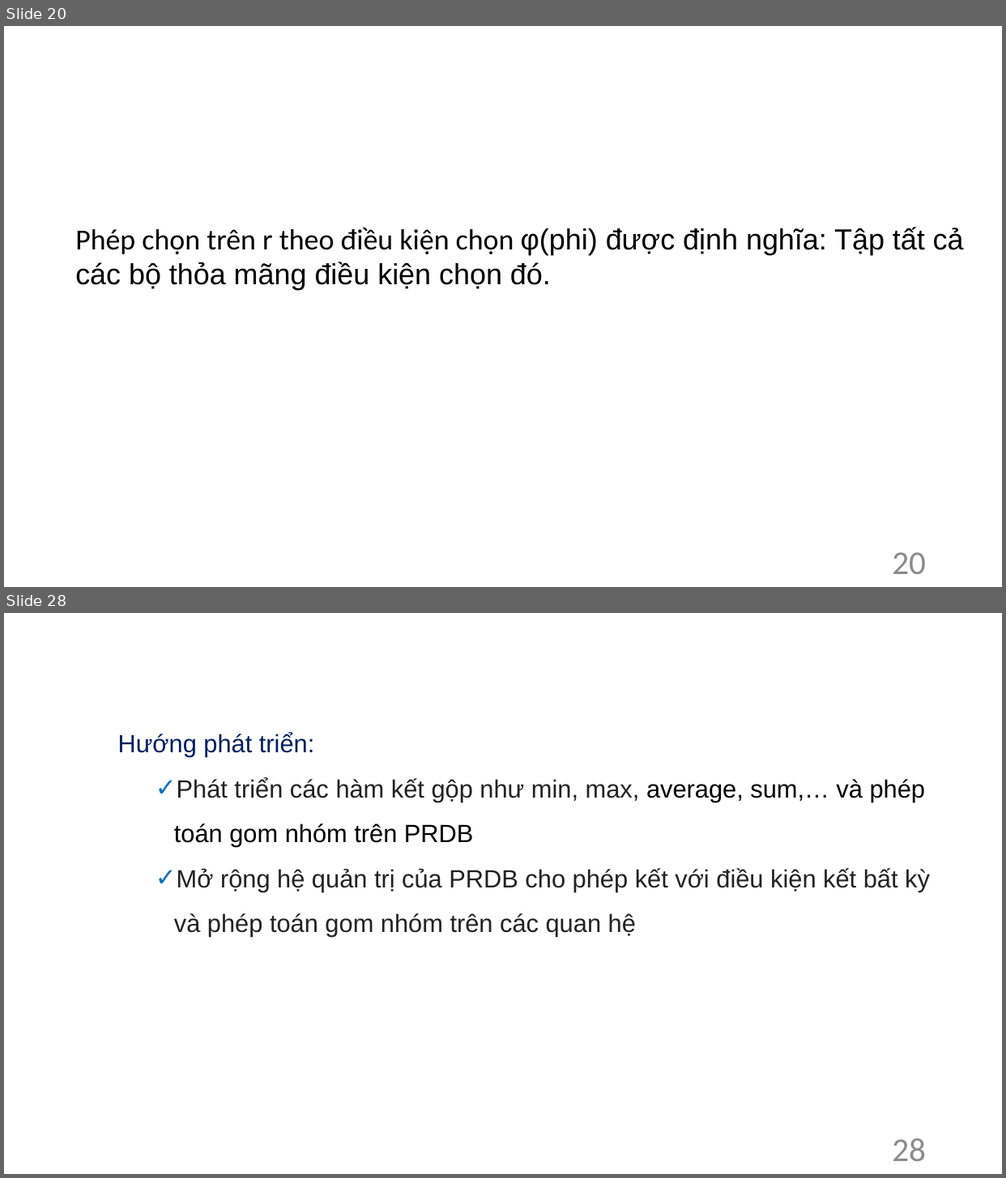
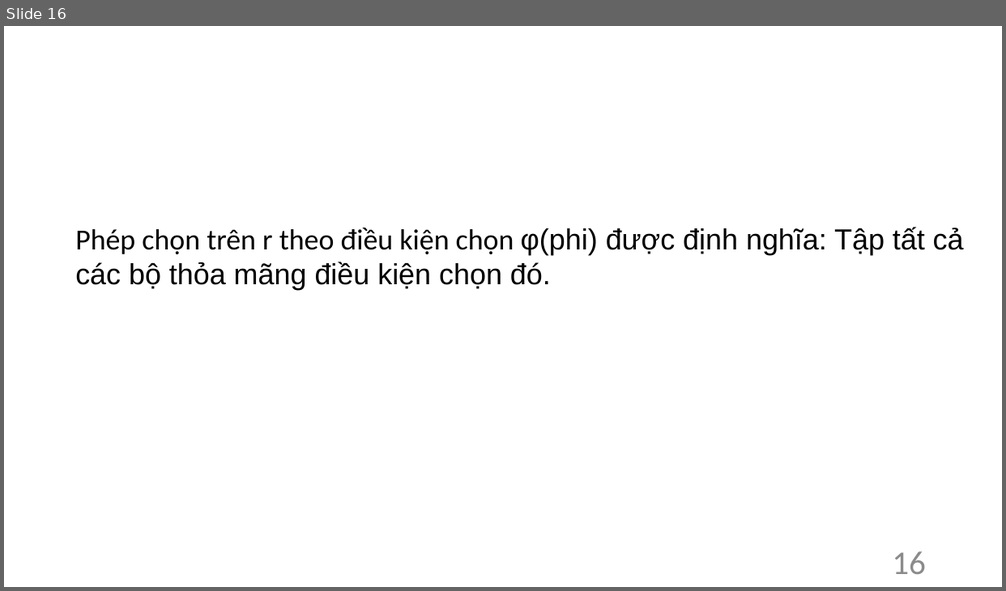
Before and after one commit to Nguyen-Dinh-Sang/PRDB_SQLine, a slide deck: Document/KLTN_Script.pptx. Shown one above the other, each under a label of ours: slides 20 and 28 before the commit, slide 16 after it; the slides between them are not shown. The pictures are 1006x1178 and 1006x591 pixels, drawn with LibreOffice and Linux fonts; fonts in the diff are those of the drawing. Boxes give left, top, right and bottom in pixels: in the first picture for what was removed or moved away, otherwise in the second. Text is boxed around its words. In the diff, an @@ line names an element or a change of style, - is before the commit and + after.

```diff
--- a/Document/KLTN_Script.pptx
+++ b/Document/KLTN_Script.pptx
@@ slide 28 removed at (4, 613, 1002, 1174), background #FFFFFF @@
@@ text removed at (118, 733, 930, 937) @@
-Hướng phát triển:
-  ✓ Phát triển các hàm kết gộp như min, max, average, sum,… và phép toán gom nhóm trên PRDB
-  ✓ Mở rộng hệ quản trị của PRDB cho phép kết với điều kiện kết bất kỳ và phép toán gom nhóm trên các quan hệ
@@ page number removed at (892, 1139, 926, 1161) @@
-28
@@ what was slide 20 is now slide 16 @@
@@ page number at (892, 552, 926, 574): text changed @@
-20
+16
```
Also in this commit, not shown: 2 slides changed, 15 slides added, 9 other slides removed, 2 other files.
